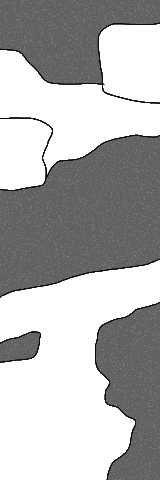
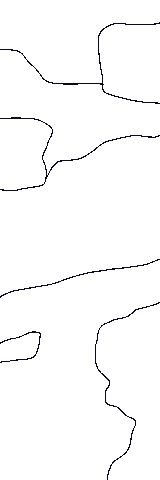
Before/after of a (160, 480) layered artwork. What changed in the layer stack:
painted on "Drawing" over (0, 0, 160, 480)
hid "Paint Layer 2", painted on it over (0, 0, 160, 480)
